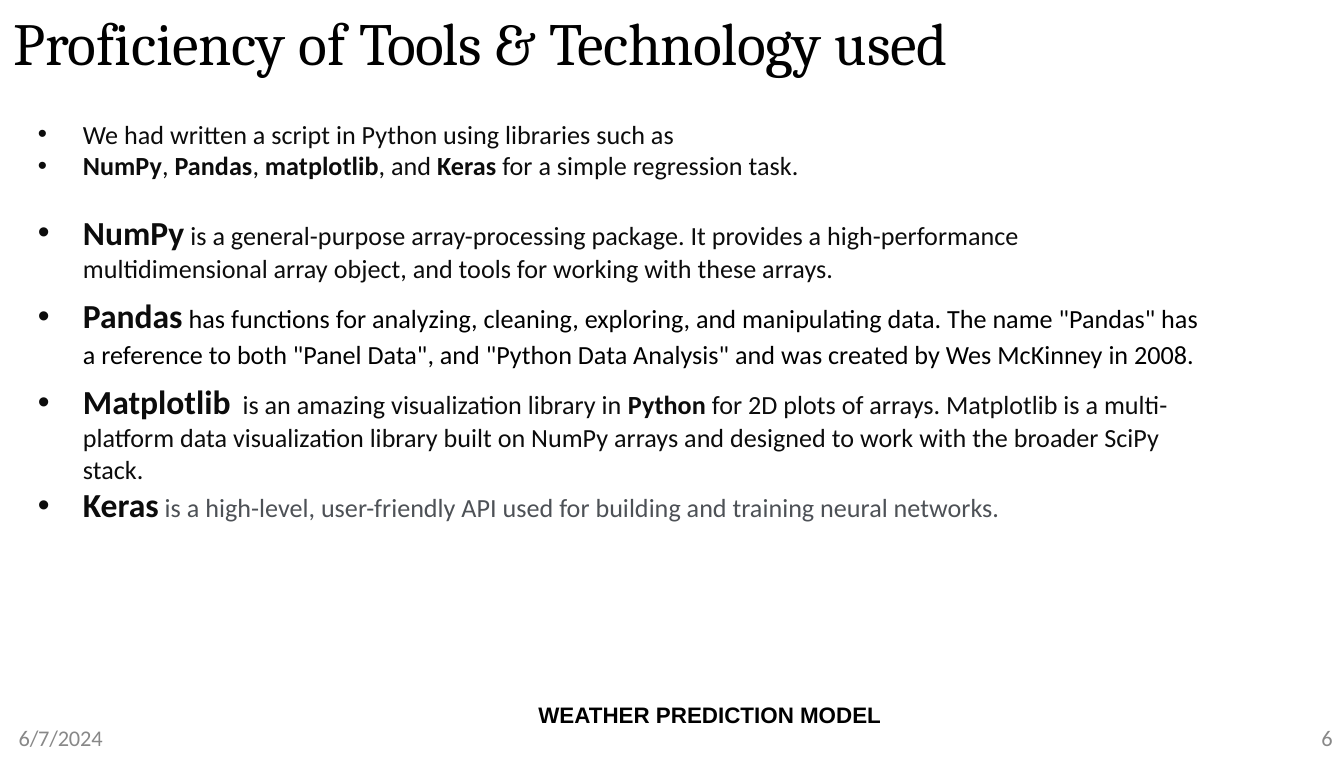
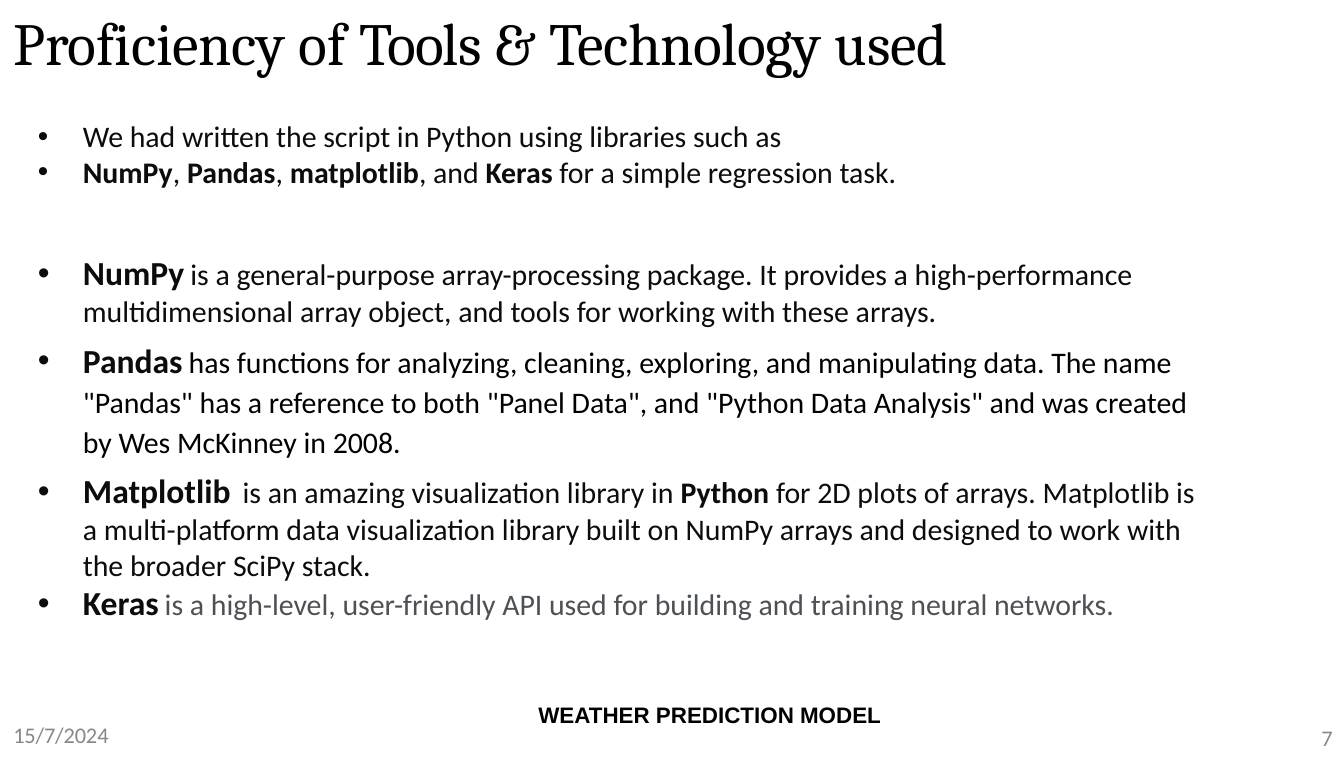
Before and after one commit to Anish202020/6th-Semester, a slide deck: slide 7 of Report and PPT/Internship/Ppt/Anish Kumar 1AY21CS028 Internship 6thsem-21scheme.pptx (slide 6 before the commit). Drawn at 1344x757 pixels with LibreOffice and Linux fonts; fonts in the diff are those of the drawing; background and template pictures are left out. Boxes give left, top, right and bottom in pixels: in the first picture for what was removed or moved away, otherwise in the second. Text is boxed around its words. In the diff, an @@ line names an element or a change of style, - is before the commit and + after.

```diff
--- a/Report and PPT/Internship/Ppt/Anish Kumar 1AY21CS028 Internship 6thsem-21scheme.pptx
+++ b/Report and PPT/Internship/Ppt/Anish Kumar 1AY21CS028 Internship 6thsem-21scheme.pptx
@@ text at bbox=[83, 126, 781, 152]: text changed; size 14 to 16 pt @@
-• We had written a script in Python using libraries such as
+• We had written the script in Python using libraries such as
@@ text at bbox=[83, 162, 1195, 620]: size 14 to 16 pt in "NumPy, Pandas, matplotlib, and Keras for a ...", "is a general-purpose array-processing package. It provides ...", "has functions for analyzing, cleaning, exploring, and ...", "is an amazing visualization library in Python ..." and 1 more places @@
@@ text at bbox=[13, 727, 108, 744]: text changed @@
-6/7/2024
+15/7/2024
@@ page number at bbox=[1321, 731, 1332, 746]: text changed @@
-6
+7
```
Also in this commit, not shown: 8 other slides changed, 2 slides added, 1 slide removed, 15 other files.
